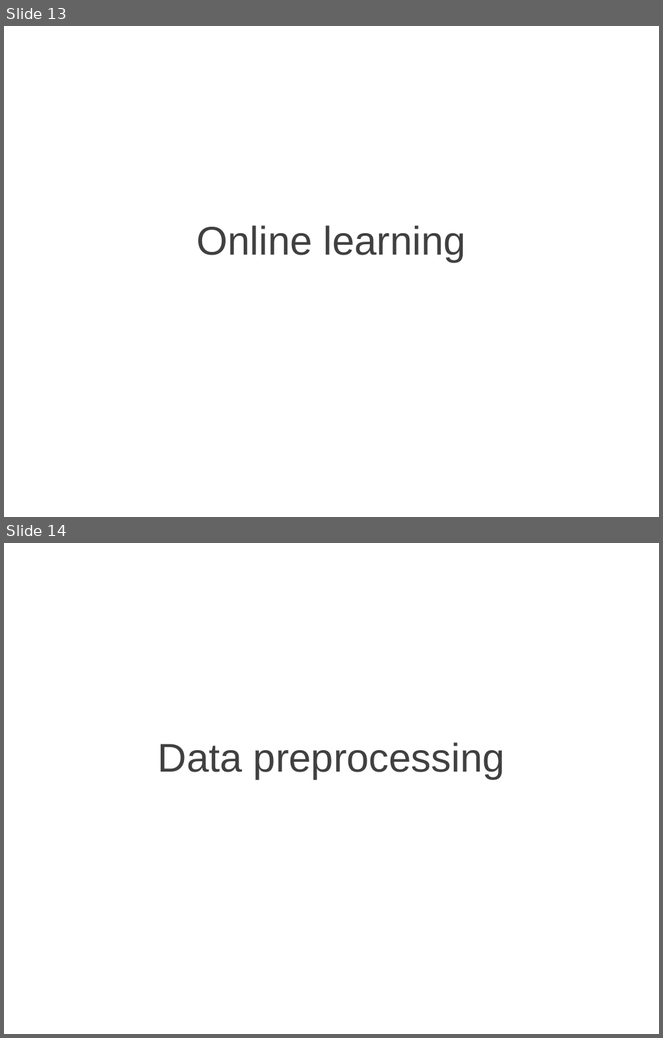
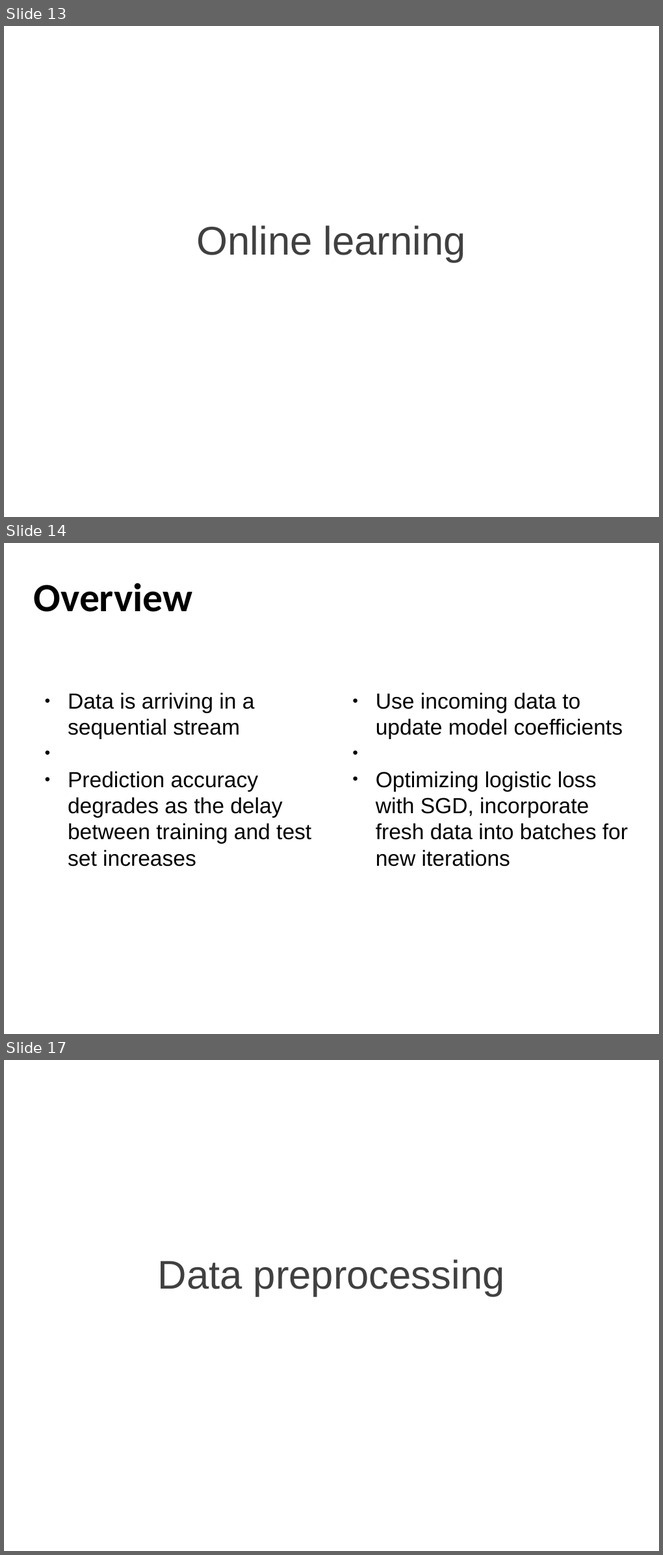
Before and after one commit to ffineis/stat_350_final, a slide deck: report/presentation.pptx. Shown one above the other, each under a label of ours: slides 13 and 14 before the commit, slides 13, 14 and 17 after it; the slides between them are not shown. The pictures are 663x1038 and 663x1555 pixels, drawn with LibreOffice and Linux fonts; fonts in the diff are those of the drawing; background and template pictures are left out. Boxes give left, top, right and bottom in pixels: in the first picture for what was removed or moved away, otherwise in the second. Text is boxed around its words. In the diff, an @@ line names an element or a change of style, - is before the commit and + after.

```diff
--- a/report/presentation.pptx
+++ b/report/presentation.pptx
@@ slide 14 added at [4, 543, 659, 1034], background picture (left out) @@
@@ text added at [34, 583, 192, 612], 44 pt, text #000000, bold @@
+Overview
@@ text added at [68, 693, 311, 867], 24 pt, text #000000 @@
+● Data is arriving in a sequential stream
+● Prediction accuracy degrades as the delay between training and test set increases
@@ text added at [376, 693, 628, 867], 24 pt, text #000000 @@
+● Use incoming data to update model coefficients
+● Optimizing logistic loss with SGD, incorporate fresh data into batches for new iterations
@@ what was slide 14 is now slide 17 @@
```
Also in this commit, not shown: 3 slides changed, 3 other slides added, 1 slide removed, 6 other files.
